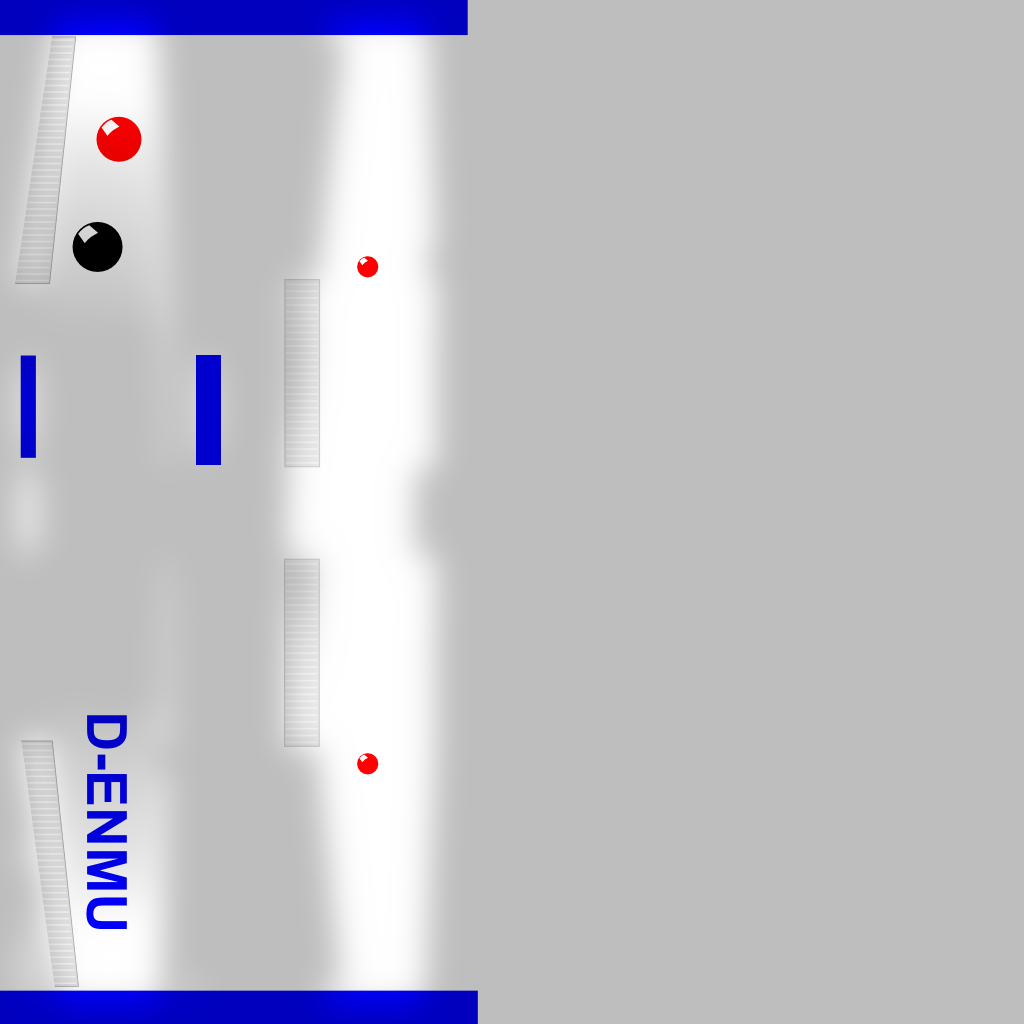
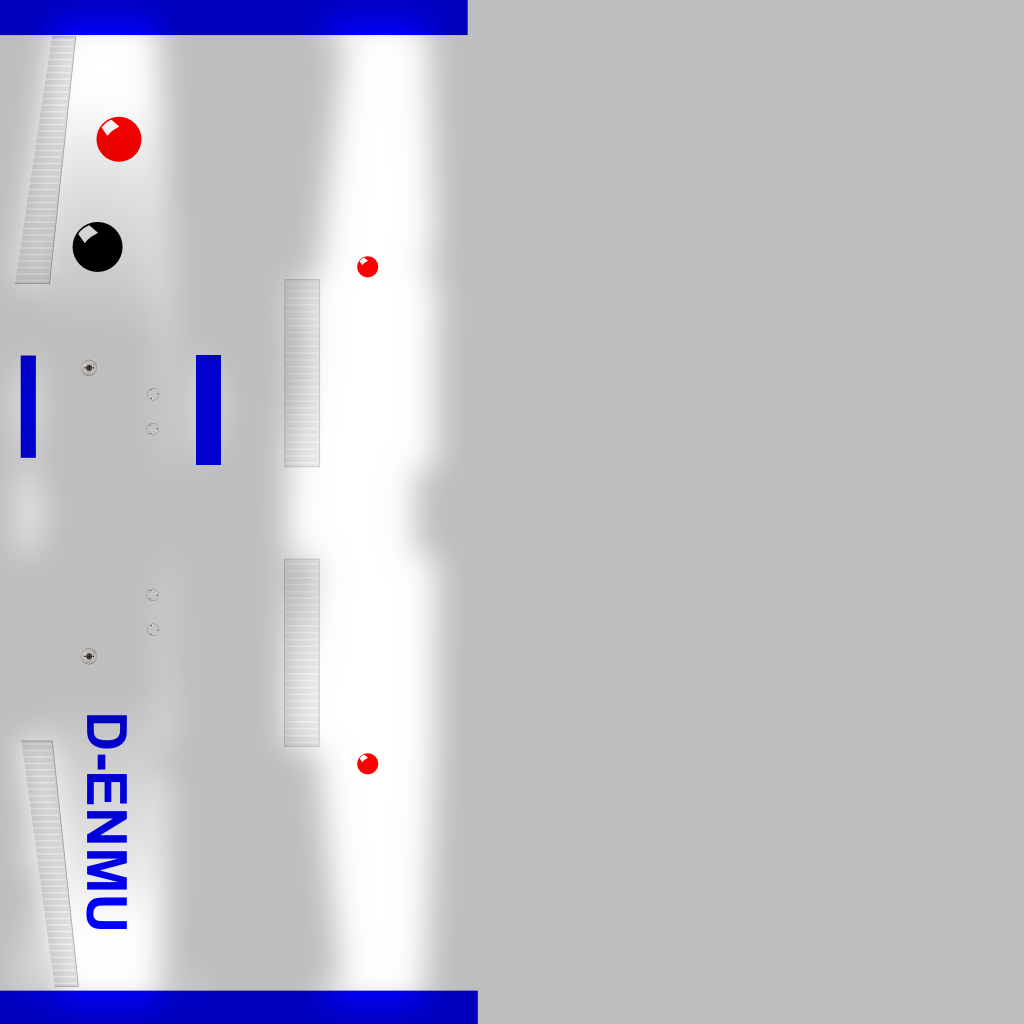
Layered file, before and after one edit (1024x1024). Changes by layer:
added layer "Clipboard #1" above "Clipboard" over [81, 359, 160, 665]
